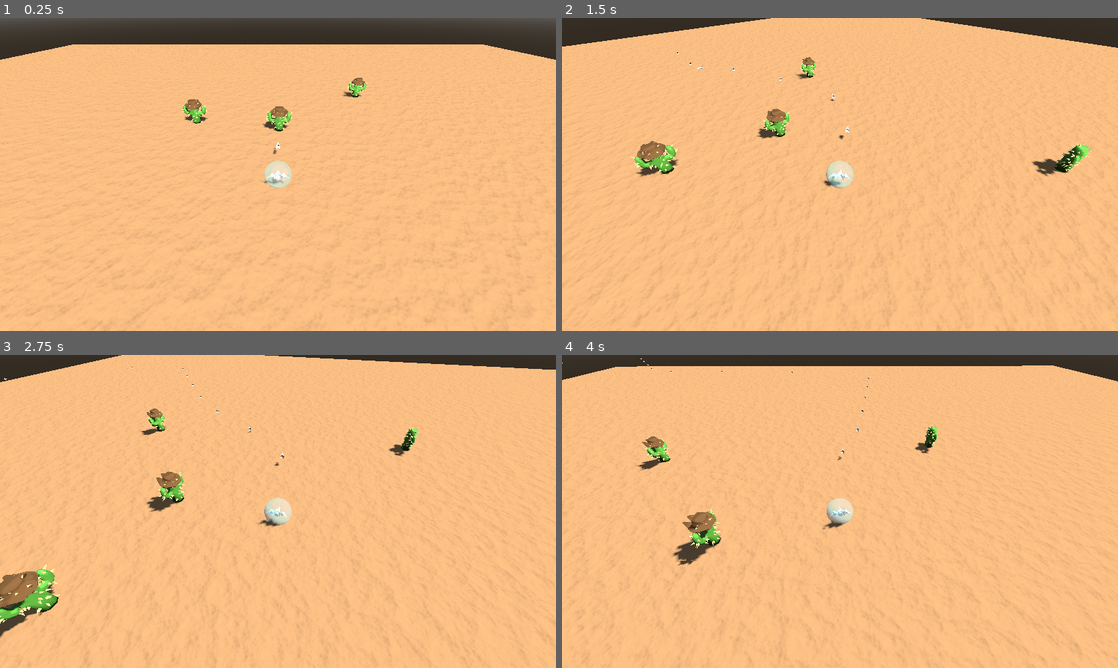
Above: before the commit, frames 1-4 (two rows, left to right).
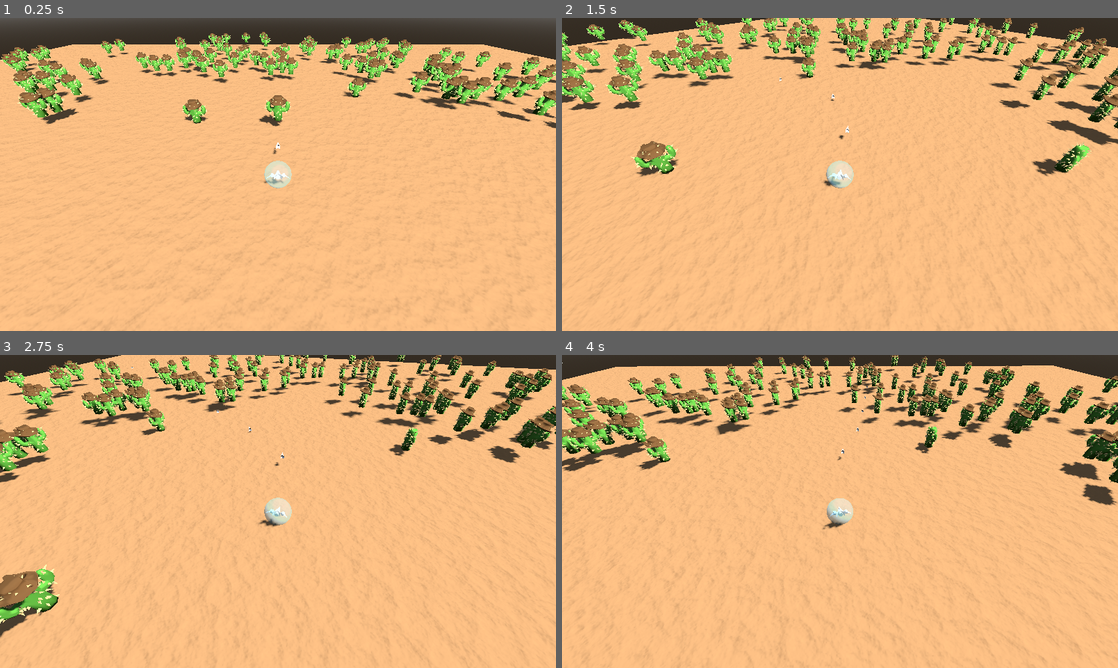
Above: after the commit, the same moments.

Repository: dicemaster5/BubbleSurvivors
Game: Godot game, scene res://scenes/world.tscn
Same seed, same stepped clock (60 frames per second), same inputs: the game is played once before the commit and once after it.
Inputs:
- Up to frame 1 (0.25 s): no input
- Up to frame 2 (1.5 s): hold D (move_right) 0.53-1.28 s; hold S (move_down) from 1.28 s (still down)
- Up to frame 3 (2.75 s): release S (move_down) at 2.03 s; hold D (move_right) from 2.03 s (still down)
- Up to frame 4 (4 s): release D (move_right) at 2.78 s; hold W (move_up) 2.78-3.53 s; hold A (move_left) from 3.53 s (still down)

The runs differ from the first frame. In frame 1, 8.9% of the frame differs, in the area x 0-100%, y 4-37%; in frame 2, 10%; in frame 3, 11%; in frame 4, 12%, in the area x 0-100%, y 0-68%.

Commit message:
Re-add enemy spawner to player

Diff:
--- a/scenes/enemy.tscn
+++ b/scenes/enemy.tscn
@@ -1,10 +1,11 @@
-[gd_scene load_steps=7 format=3 uid="uid://bj8ad7oh5pca4"]
+[gd_scene load_steps=8 format=3 uid="uid://bj8ad7oh5pca4"]
 
 [ext_resource type="Script" path="res://scenes/enemy.gd" id="1_pqivd"]
 [ext_resource type="PackedScene" uid="uid://b4k74vxbwqkvv" path="res://models/enemy/Cactus.glb" id="2_h27gd"]
-[ext_resource type="Material" uid="uid://br3vmrnkoxjwr" path="res://materials/cactus.tres" id="3_js6t3"]
-[ext_resource type="Material" uid="uid://cylgormxvsjkq" path="res://materials/cactus_hat.tres" id="4_06bfg"]
-[ext_resource type="Material" uid="uid://cwallljq5t4yk" path="res://materials/cactus_spikes.tres" id="5_bupd2"]
+[ext_resource type="Material" path="res://materials/cactus.tres" id="3_js6t3"]
+[ext_resource type="Material" path="res://materials/cactus_hat.tres" id="4_06bfg"]
+[ext_resource type="Material" uid="uid://kjup5aedw4bp" path="res://materials/cactus_spikes.tres" id="5_bupd2"]
+[ext_resource type="Script" path="res://scripts/damageable.gd" id="6_7kvce"]
 
 [sub_resource type="BoxShape3D" id="BoxShape3D_qow0e"]
 size = Vector3(1.85095, 2.84558, 1)
@@ -29,4 +30,7 @@
 [node name="Spike_001" parent="Cactus" index="2"]
 material_override = ExtResource("5_bupd2")
 
+[node name="Damageable" type="Node" parent="."]
+script = ExtResource("6_7kvce")
+
 [editable path="Cactus"]
--- a/scenes/player.tscn
+++ b/scenes/player.tscn
@@ -1,12 +1,13 @@
-[gd_scene load_steps=9 format=3 uid="uid://7ohxd0qm20qn"]
+[gd_scene load_steps=11 format=3 uid="uid://7ohxd0qm20qn"]
 
 [ext_resource type="Script" path="res://scripts/player.gd" id="1_mbgsa"]
 [ext_resource type="Material" uid="uid://cvs5cryl31buk" path="res://materials/bubble.tres" id="2_4uq68"]
 [ext_resource type="PackedScene" uid="uid://c1alrmmevr3dm" path="res://models/player/Ship.glb" id="3_vheof"]
 [ext_resource type="Script" path="res://scripts/damageable.gd" id="4_sup54"]
+[ext_resource type="PackedScene" uid="uid://cii1lsucm3j0x" path="res://scenes/enemy_spawner.tscn" id="5_6wonv"]
 [ext_resource type="Script" path="res://scripts/projectile_spawner.gd" id="5_feg4p"]
 [ext_resource type="PackedScene" uid="uid://75yulxtrp7dk" path="res://scenes/projectile.tscn" id="6_52ojm"]
-
+[ext_resource type="PackedScene" uid="uid://bj8ad7oh5pca4" path="res://scenes/enemy.tscn" id="6_wqvc3"]
 
 [sub_resource type="SphereShape3D" id="SphereShape3D_faupd"]
 radius = 0.75
@@ -34,6 +35,9 @@
 [node name="Damageable" type="Node" parent="."]
 script = ExtResource("4_sup54")
 
+[node name="EnemySpawner" parent="." instance=ExtResource("5_6wonv")]
+enemy_scene = ExtResource("6_wqvc3")
+
 [node name="ProjectileSpawner" type="Node" parent="."]
 script = ExtResource("5_feg4p")
 projectile_scene = ExtResource("6_52ojm")
--- a/scenes/world.tscn
+++ b/scenes/world.tscn
@@ -58,11 +58,9 @@
 [node name="Cactus4" parent="." instance=ExtResource("6_cainy")]
 transform = Transform3D(1, 0, 0, 0, 1, 0, 0, 0, 1, 8.5137, 1.90735e-06, -14.2483)
 
-[node name="Enemy" parent="." instance=ExtResource("6_xkebw")]
-transform = Transform3D(1, 0, 0, 0, 1, 0, 0, 0, 1, 0.1, 0, -6.61)
-collision_mask = 13
-script = ExtResource("7_onfek")
-max_health = 100
+[node name="Enemy" parent="." node_paths=PackedStringArray("target") instance=ExtResource("6_xkebw")]
+transform = Transform3D(1, 0, 0, 0, 1, 0, 0, 0, 1, 0, 0, -7.27)
+target = NodePath("../Player")
 
 [node name="Damageable2" type="Node" parent="Enemy"]
 script = ExtResource("7_onfek")
Not shown: 1 places in scenes/world.tscn that only renumber resources
